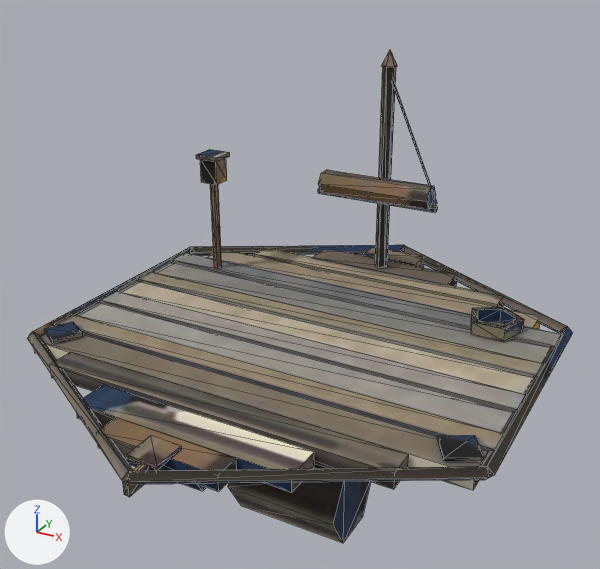
An edit to the glTF model client/public/city/raft-a-age10-lite.glb, drawn before and after from the same camera.
Before and after are seen from a 50 mm lens placed at (1.199, -2.191, 1.636), pointed at (0.016, -0.04, 0.561). Every picture has the same lights, and +X, +Y and +Z are marked at lower left. The first picture is the older version. Mesh edges are drawn as thin lines. Where no turn or scale is listed for an object, it has been applied to the vertices. Vertices at exactly the same position are counted once.

The first picture shows 'raft-a-age10-lite'.
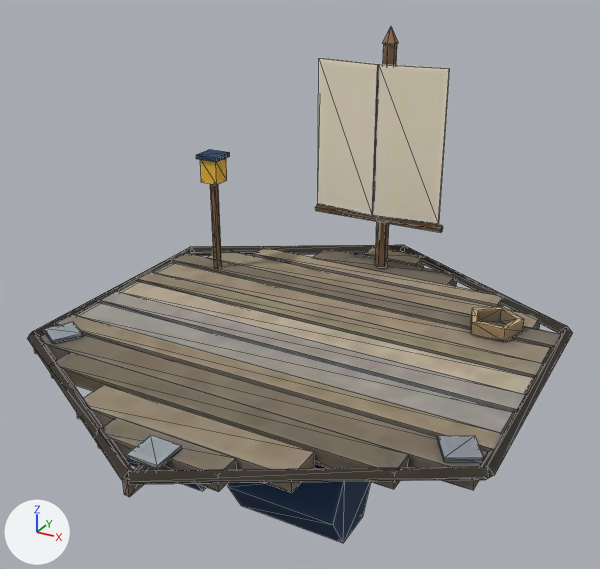
Where the newer file only moved an object's origin or applied its transform, the numbers keep the older frame.

Changed parts and their boxes (x1, y1, x2, y2) in the pictures (600 x 569 px; the box of a moved part takes in the faces that stretch with it):
'raft-a-age10-lite', reshaped: before (28, 50, 572, 543); after (28, 27, 572, 543)
part 1 of me_raft_a_age10_lite, deleted: before (393, 81, 437, 204)
part 2 of me_raft_a_age10_lite, moved or reshaped: before (318, 50, 437, 268); after (315, 27, 450, 268)
part 3 of me_raft_a_age10_lite, surface changed: before (28, 50, 572, 543); after (28, 27, 572, 543)

Diff of the bpy script that builds the scene:
```diff
--- a/client/public/city/raft-a-age10-lite.glb.py
+++ b/client/public/city/raft-a-age10-lite.glb.py
@@ me_raft_a_age10_lite @@
 # used by ob_raft_a_age10_lite; location = (0.0, 0.0, 0.619)
-me_raft_a_age10_lite.from_pydata(...)  # 365 vertices, 594 faces; spans x -0.8..0.8, y -0.91..0.91, z -0.59..0.59
+me_raft_a_age10_lite.from_pydata(...)  # 363 vertices, 590 faces; spans x -0.8..0.8, y -0.91..0.91, z -0.59..0.67
+# me_raft_a_age10_lite part 1: the loose piece of 6 vertices spanning x 0.0..0.24, y 0.58..0.66, z 0.07..0.51 is deleted
+# me_raft_a_age10_lite part 2
+# 7 vertices are removed from x -0.22..0.22, y 0.53..0.63, z 0.05..0.13
+# 20 faces are deleted
+# 7 vertices in x -0.02..0.02, y 0.64..0.68, z 0.53..0.59 move by (0.0, 0.0, 0.08)
+# 5 vertices in x -0.24, y 0.57..0.59, z 0.04..0.07 move by (-0.02, 0.02, -0.08)
+# 5 vertices in x 0.24, y 0.57..0.59, z 0.04..0.07 move by (0.02, 0.02, -0.08)
+# 11 vertices move from x -0.22..0.22, y 0.56..0.69, z 0.05..0.53 to x -0.25..0.03, y 0.56..0.69, z -0.01..0.61
+# 11 vertices are added at x -0.25..0.25, y 0.56..0.6, z -0.01..0.55
+# 24 new faces join them
+# me_raft_a_age10_lite part 3: 547 kept faces spanning x -0.8..0.8, y -0.91..0.91, z -0.59..0.67 get new texture (UV) coordinates
 me_raft_a_age10_lite.materials.append(mat_baked)
```
